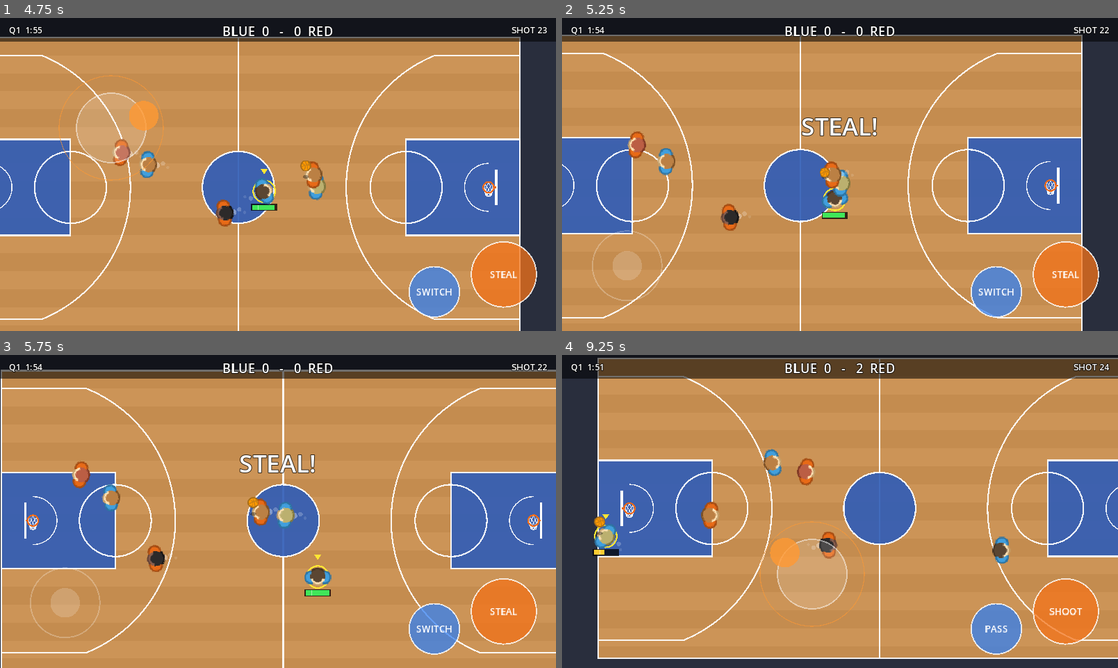
Above: before the commit, frames 1-4 (two rows, left to right).
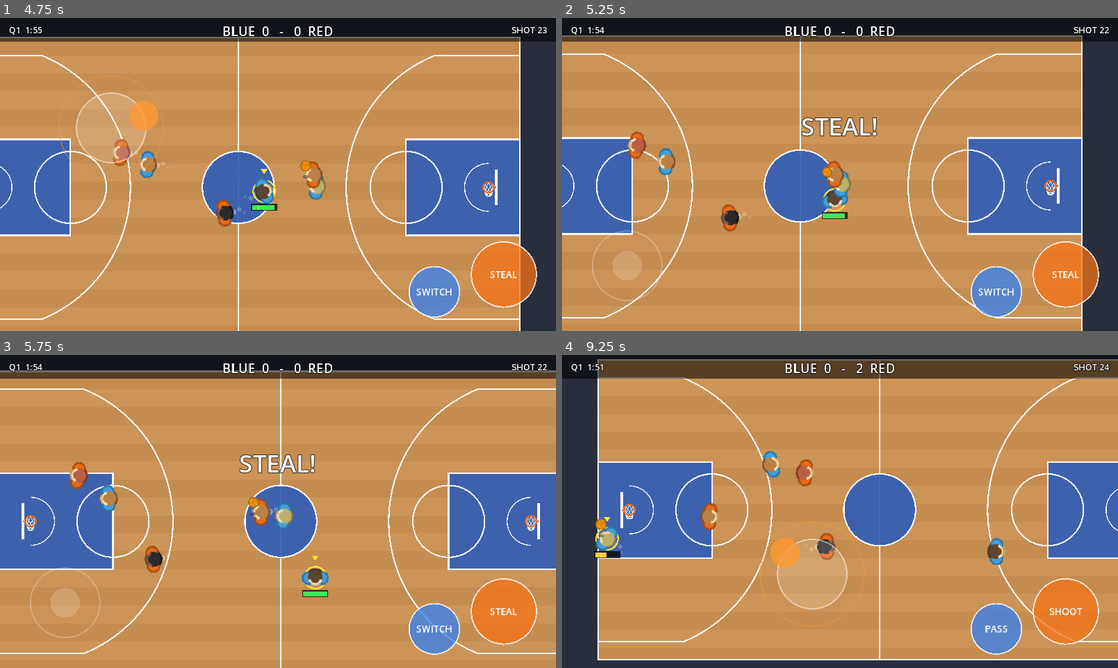
Above: after the commit, the same moments.

Repository: Kirmalo/road-trip-hoops
Game: Godot game, scene res://main.tscn
Two runs of this game, one before a commit and one after it. Both use one fixed random seed, a clock stepped at 60 frames per second and the inputs below.
Inputs (mouse positions are in pixels of both pictures, inside the frame that each line leads up to):
- Up to frame 1 (4.75 s): tap Enter at 0.5 s; move the mouse to (400, 158) at 0.52 s; hold D 0.53-1.25 s; tap J at 0.6 s; click (400, 158) at 0.67 s; tap Space at 0.77, 3.77 s; drag from (166, 190) to (250, 237) at 1.27 s; move the mouse to (333, 105) at 2.02 s; hold D 2.03-2.75 s; hold Shift 2.03-2.75 s; drag from (250, 237) to (111, 127) at 2.77 s; move the mouse to (444, 221) at 3.52 s; hold A 3.53-4.25 s; tap K at 3.6 s; drag from (111, 127) to (194, 96) at 4.27 s
- Up to frame 2 (5.25 s): move the mouse to (867, 174) at 5.02 s; hold S from 5.03 s (still down); tap J at 5.1 s; click (867, 174) at 5.17 s
- Up to frame 3 (5.75 s): keep holding S
- Up to frame 4 (9.25 s): release S at 5.75 s; drag from (756, 433) to (728, 527) at 5.77 s; move the mouse to (962, 495) at 6.52 s; hold W 6.53-7.25 s; hold Shift 6.53-7.25 s; tap Space at 6.77 s; drag from (728, 527) to (812, 574) at 7.27 s; move the mouse to (895, 442) at 8.02 s; hold S 8.03-8.75 s; tap K at 8.1 s; drag from (812, 574) to (673, 464) at 8.77 s

Frame 1 is identical in both runs. In frame 2, 1.5% of the frame differs, in the area x 0-94%, y 5-96%; in frame 3, 5.5%, in the area x 0-100%, y 4-100%; in frame 4, 5.4%.

Commit message:
P2-01: split CPU defense into defense.gd, add shared move primitives
- New scripts/defense.gd (RefCounted, one per player as player.def): cpu_update()
  holds the old defense_ai body; static rim_blocker() rolls dunk/layup blocks at
  release (same odds and contest distance); check_jump_shot_block() stub for P2-07.
- player.gd: stumble()/stumble_t, start_block_jump()/block_jump_t, is_airborne(),
  block_height_frac(), declared cross_t, move_kind, dribble_side, fake_t, alley_cut.
- Close guarding slows the ball handler (GUARD_FT, GUARD_CONE, GUARD_SLOW).
- B1: drop the extra screen shake on a rim block (shakes = blocks + dunk makes).
- Stats: guard_slow_frames_t0/_t1, stumbles, block_jumps_t0/_t1.

Co-Authored-By: Claude Opus 5.5 <noreply@anthropic.com>
Claude-Session: https://claude.ai/code/session_01K8WPuYbTD1xrCASynmgFd3

Diff:
--- /dev/null
+++ b/scripts/defense.gd
@@ -0,0 +1,82 @@
+extends RefCounted
+# CPU defense brain for one player (player.def), plus shared block rules used by everyone.
+# player.gd creates one in setup(); player.defense_ai() just calls cpu_update().
+
+# ---- tuning ----
+const GAP_FT := 5.5               # off-ball: stay this far off my man, on the hoop side
+const GAP_BALL_FT := 2.5          # on the ball handler: this close
+const WAIT_PAST_HALF_FT := 6.0    # no full-court press: wait this far past half court
+const HELP_SIDE := 0.15           # off-ball: lean this fraction toward the ball
+const DEF_SPEED_MULT := 0.9       # normal defensive speed
+const POKE_RANGE_PX := 34.0       # poke at the ball handler inside this distance
+const POKE_EVERY := 2.0           # seconds between pokes
+const POKE_CHANCE := 0.06         # legacy flat steal chance (main.attempt_steal may ignore it)
+const SHOT_BLOCK_WINDOW := 0.3    # jump shot can be blocked in its first this-many seconds
+const SHOT_BLOCK_RANGE_PX := 30.0 # defender must be this close to the shooter
+const SHOT_BLOCK_CHANCE := 0.12
+
+# rim blocks (dunks/layups), asked when the ball leaves the hand. Same odds as Phase 1.
+const RIM_CONTEST_FT := 4.0       # nearest defender inside this can block (player.CONTEST_FT)
+const DUNK_BLOCK_CHANCE := 0.18   # block chance with a defender right on you (less further away)
+const LAYUP_BLOCK_CHANCE := 0.12
+
+var p        # the player this brain belongs to
+var game
+
+func _init(player, g) -> void:
+	p = player
+	game = g
+
+# Man-to-man CPU defense: sets p.target, p.speed_mult, p.cpu_turbo_want.
+func cpu_update(delta: float) -> void:
+	var FT: float = game.FT
+	var man = game.teams[1 - p.team][p.index]
+	var guard_hoop: Vector2 = game.attack_hoop(man.team)
+	var ball = game.ball
+	var gap := GAP_FT * FT
+	if ball.holder == man:
+		gap = GAP_BALL_FT * FT
+	var to_hoop: Vector2 = guard_hoop - man.position
+	p.target = man.position + to_hoop.normalized() * minf(gap, to_hoop.length() * 0.5)
+	if not game.in_frontcourt(man.position, man.team):
+		# no full-court press: wait just past half court
+		var toward: float = -game.inward(guard_hoop)
+		p.target = Vector2(game.COURT_W / 2 + toward * WAIT_PAST_HALF_FT * FT, lerpf(man.position.y, game.COURT_H / 2, 0.3))
+	if ball.holder != man and ball.state != ball.DEAD:
+		p.target = p.target.lerp(ball.position, HELP_SIDE)  # help side
+	p.speed_mult = DEF_SPEED_MULT
+	# beaten by my man: sprint to recover
+	var beaten: float = (p.position.distance_to(guard_hoop) - man.position.distance_to(guard_hoop)) / FT
+	if beaten > p.CPU_BEATEN_FT and game.in_frontcourt(man.position, man.team):
+		p.cpu_turbo_want = true
+		p.speed_mult = 1.0
+	# poke at the ball now and then (not while off balance)
+	if ball.holder == man and p.position.distance_to(man.position) < POKE_RANGE_PX and p.stumble_t <= 0.0:
+		p.steal_timer -= delta
+		if p.steal_timer <= 0.0:
+			p.steal_timer = POKE_EVERY
+			game.attempt_steal(p, POKE_CHANCE)
+	# contest jump shots
+	if ball.state == ball.SHOT and ball.shooter == man and not ball.blocked_checked:
+		ball.blocked_checked = true
+		if ball.shot_t < SHOT_BLOCK_WINDOW and p.position.distance_to(man.position) < SHOT_BLOCK_RANGE_PX \
+				and game.rng.randf() < SHOT_BLOCK_CHANCE:
+			game.block_shot(p)
+
+# The defender who blocks this dunk/layup as it leaves the hand, or null. kind is "dunk" or "layup".
+static func rim_blocker(g, shooter, kind: String):
+	var d = g.nearest_opponent(shooter)
+	if d == null or d.stumble_t > 0.0:
+		return null
+	var c_ft: float = d.position.distance_to(shooter.position) / g.FT
+	if c_ft >= RIM_CONTEST_FT:
+		return null
+	var close := clampf(1.5 * (1.0 - c_ft / RIM_CONTEST_FT), 0.0, 1.0)
+	var chance := (DUNK_BLOCK_CHANCE if kind == "dunk" else LAYUP_BLOCK_CHANCE) * close
+	if g.rng.randf() < chance:
+		return d
+	return null
+
+# Jump-shot blocks on timing (P2-07 fills this in; called every frame from main.gd).
+static func check_jump_shot_block(_g) -> void:
+	pass
--- a/scripts/player.gd
+++ b/scripts/player.gd
@@ -1,5 +1,8 @@
 extends Node2D
 # One basketball player. Either driven by the touch controls (the human) or by the CPU brain below.
+# CPU defense lives in defense.gd (one instance per player, `def`).
+
+const Defense = preload("res://scripts/defense.gd")
 
 var game
 var team := 0
@@ -18,6 +21,25 @@
 var shooting := false
 var shot_charge := 0.0
 var cpu_shot_time := 0.0
+var def                           # defense brain (defense.gd), created in setup()
+
+# ---- shared move state (Phase 2 contract; later tasks fill these in) ----
+const BLOCK_JUMP_TIME := 0.5      # seconds in the air for a defender's block jump
+const BLOCK_JUMP_PX := 26.0       # block jump height in pixels (drawn through jump_z)
+const BLOCK_JUMP_MOMENTUM := 0.4  # fraction of the take-off velocity kept while airborne (no steering)
+const STUMBLE_SPEED_MULT := 0.35  # speed multiplier while off balance (no turbo either)
+const GUARD_FT := 4.0             # close guarding: a defender this close in front of the handler slows him
+const GUARD_CONE := 50.0          # degrees either side of the handler's movement direction that count as "in front"
+const GUARD_SLOW := 0.82          # handler speed multiplier while closely guarded (turbo still applies on top)
+
+var stumble_t := 0.0              # seconds left off balance (slow, can't steal or jump)
+var block_jump_t := -1.0          # seconds since a block jump started (< 0 = not jumping)
+var block_jump_vel := Vector2.ZERO
+var cross_t := 0.0                # seconds left in a crossover/spin (P2-05)
+var move_kind := ""               # "cross" or "spin" (P2-05)
+var dribble_side := 1.0           # +1 right hand, -1 left hand (P2-05)
+var fake_t := 0.0                 # seconds left in a pump fake (P2-06)
+var alley_cut := false            # cutting to the rim for a lob (P2-09)
 
 # ---- turbo and stamina (tuning) ----
 # (how far to pull the joystick to sprint is TURBO_PULL in touch_controls.gd)
@@ -57,8 +79,7 @@
 const DUNK_OPEN_PCT := 0.92       # make chance of an open dunk (P1-09: was 0.85; keeps dunks ahead of layups after the layup change)
 const LAYUP_OPEN_PCT := 0.75      # make chance of an open layup (P1-09: was 0.65; contested layups made less than 15 ft jumpers)
 const CONTEST_FT := 4.0           # nearest defender inside this contests the take-off
-const DUNK_BLOCK_CHANCE := 0.18   # block chance with a defender right on you (less further away)
-const LAYUP_BLOCK_CHANCE := 0.12
+# (rim block chances live in defense.gd: DUNK_BLOCK_CHANCE, LAYUP_BLOCK_CHANCE, RIM_CONTEST_FT)
 const CONTEST_MAKE_MULT := 1.0    # extra make-odds multiplier with a defender right on you (eases off with distance). P1-09: was 0.9; shot_probability() already applies the openness penalty, so 1.0 avoids counting it twice
 const CPU_FINISH_FT := 4.5        # CPU handler finishes at the rim inside this (any speed)
 const CPU_LAYUP_CHANCE := 0.45    # CPU entering LAYUP_RANGE with a defender close: chance it pulls up for a layup
@@ -70,7 +91,6 @@
 var jump_z := 0.0                 # current height of the jump in pixels
 var jump_released := false
 var rim_quality := 1.0
-var rim_blocker = null            # defender who will block this one (decided at take-off)
 var cpu_rim_rolled := false       # CPU already decided layup-or-keep-going on this drive
 
 # ---- on fire (tuning; streak rules live in main.gd) ----
@@ -112,18 +132,22 @@
 	facing = 0.0 if team == 0 else PI
 	sprite.rotation = facing
 	humantest = OS.get_cmdline_user_args().has("--humantest")
+	def = Defense.new(self, g)
 
 func has_ball() -> bool:
 	return game.ball.state == game.ball.HELD and game.ball.holder == self
 
 func update(delta: float, is_human: bool, input_vec: Vector2) -> void:
 	steal_cooldown = max(0.0, steal_cooldown - delta)
+	stumble_t = maxf(0.0, stumble_t - delta)
 	if team == 0 and index == 0:
 		game.stat("frames")
 	var desired := Vector2.ZERO
 	var want_turbo := false
 	if rim_kind != "":
 		desired = update_rim_move(delta)
+	elif block_jump_t >= 0.0:
+		desired = update_block_jump(delta)
 	elif shooting:
 		if not has_ball():
 			shooting = false
@@ -145,6 +169,12 @@
 		ai(delta)
 		desired = seek(target, speed_mult)
 		want_turbo = cpu_turbo_want and desired.length() > 1.0
+	if stumble_t > 0.0:
+		desired *= STUMBLE_SPEED_MULT
+		want_turbo = false
+	elif has_ball() and not is_airborne() and is_guarded(desired):
+		desired *= GUARD_SLOW
+		game.stat("guard_slow_frames_t%d" % team)
 	if update_turbo(delta, want_turbo, is_human):
 		desired *= TURBO_SPEED_MULT * (TURBO_BALL_MULT if has_ball() else 1.0)
 	velocity = velocity.move_toward(desired, 1600.0 * delta)
@@ -164,6 +194,57 @@
 		fire_anim += delta
 	queue_redraw()
 
+# ---------------- shared moves: stumble, block jump, close guarding ----------------
+
+# Knocked off balance for `time` seconds (slow, no turbo, can't steal or jump).
+func stumble(time: float) -> void:
+	if time <= 0.0:
+		return
+	stumble_t = maxf(stumble_t, time)
+	game.stat("stumbles")
+
+# A defender jumps to block. False if already airborne, off balance or holding the ball.
+func start_block_jump() -> bool:
+	if is_airborne() or stumble_t > 0.0 or has_ball():
+		return false
+	block_jump_t = 0.0
+	block_jump_vel = velocity * BLOCK_JUMP_MOMENTUM
+	game.stat("block_jumps_t%d" % team)
+	return true
+
+func is_airborne() -> bool:
+	return rim_kind != "" or block_jump_t >= 0.0
+
+# 0 on the floor, 1 at the top of a block jump
+func block_height_frac() -> float:
+	if block_jump_t < 0.0:
+		return 0.0
+	return sin(PI * clampf(block_jump_t / BLOCK_JUMP_TIME, 0.0, 1.0))
+
+# Runs every frame during a block jump; returns the desired velocity (momentum only, no steering).
+func update_block_jump(delta: float) -> Vector2:
+	block_jump_t += delta
+	if block_jump_t >= BLOCK_JUMP_TIME:
+		block_jump_t = -1.0
+		jump_z = 0.0
+		return Vector2.ZERO
+	jump_z = BLOCK_JUMP_PX * block_height_frac()
+	return block_jump_vel
+
+# A defender within GUARD_FT, inside GUARD_CONE of the way I'm heading.
+func is_guarded(move: Vector2) -> bool:
+	if move.length() < 1.0:
+		return false
+	var dir := move.normalized()
+	var reach: float = GUARD_FT * game.FT
+	var cos_cone := cos(deg_to_rad(GUARD_CONE))
+	for o in game.teams[1 - team]:
+		var r: Vector2 = o.position - position
+		var d := r.length()
+		if d < reach and d > 0.1 and dir.dot(r / d) >= cos_cone:
+			return true
+	return false
+
 # ---------------- turbo ----------------
 
 func human_turbo_input() -> bool:
@@ -185,7 +266,7 @@
 			want = false
 	if turbo_locked and stamina >= TURBO_MIN_RESTART:
 		turbo_locked = false
-	turbo = want and not turbo_locked and not shooting
+	turbo = want and not turbo_locked and not shooting and not is_airborne()
 	if turbo:
 		since_turbo = 0.0
 		if on_fire:
@@ -281,19 +362,15 @@
 	game.stat("%ss_t%d" % [rim_kind, team])
 	if game.is_human(self):
 		game.stat("human_" + rim_kind + "s")
-	# contest check at take-off (make odds are set at release, see release_rim_shot)
+	# make-odds contest at take-off (the block is asked at release, see release_rim_shot)
 	rim_quality = 1.0
-	rim_blocker = null
-	var def = game.nearest_opponent(self)
-	if def != null:
-		var c_ft: float = def.position.distance_to(position) / game.FT
+	var d = game.nearest_opponent(self)
+	if d != null:
+		var c_ft: float = d.position.distance_to(position) / game.FT
 		if c_ft < CONTEST_FT:
 			var close := clampf(1.5 * (1.0 - c_ft / CONTEST_FT), 0.0, 1.0)
 			rim_quality *= lerpf(1.0, CONTEST_MAKE_MULT, close)
 			game.stat("rim_contested")
-			var chance := (DUNK_BLOCK_CHANCE if dunk else LAYUP_BLOCK_CHANCE) * close
-			if game.rng.randf() < chance:
-				rim_blocker = def
 
 # Runs every frame while in the air; returns the desired velocity (a glide toward the rim).
 func update_rim_move(delta: float) -> Vector2:
@@ -322,13 +399,12 @@
 func release_rim_shot() -> void:
 	var ball = game.ball
 	ball.next_shot_kind = rim_kind
-	if rim_blocker != null:
+	var blocker = Defense.rim_blocker(game, self, rim_kind)
+	if blocker != null:
 		# blocked at the rim: swatted out of the hands (counts as a missed shot, never as a make)
 		ball.next_shot_kind = ""
-		game.rim_shot_blocked(self, rim_blocker)
+		game.rim_shot_blocked(self, blocker)
 		game.stat("rim_blocks")
-		if game.fx:
-			game.fx.shake(4.0, 0.2)
 		return
 	# aim the open make chance at DUNK_OPEN_PCT / LAYUP_OPEN_PCT; shot_probability() then applies its own
 	# openness penalty (about x0.55 with a defender on you)
@@ -477,38 +553,7 @@
 	return true
 
 func defense_ai(delta: float) -> void:
-	var FT: float = game.FT
-	var man = game.teams[1 - team][index]
-	var guard_hoop: Vector2 = game.attack_hoop(man.team)
-	var ball = game.ball
-	var gap := 5.5 * FT
-	if ball.holder == man:
-		gap = 2.5 * FT
-	var to_hoop: Vector2 = guard_hoop - man.position
-	target = man.position + to_hoop.normalized() * min(gap, to_hoop.length() * 0.5)
-	if not game.in_frontcourt(man.position, man.team):
-		# no full-court press: wait just past half court
-		var toward: float = -game.inward(guard_hoop)
-		target = Vector2(game.COURT_W / 2 + toward * 6.0 * FT, lerpf(man.position.y, game.COURT_H / 2, 0.3))
-	if ball.holder != man and ball.state != ball.DEAD:
-		target = target.lerp(ball.position, 0.15)  # help side
-	speed_mult = 0.9
-	# beaten by my man: sprint to recover
-	var beaten: float = (position.distance_to(guard_hoop) - man.position.distance_to(guard_hoop)) / FT
-	if beaten > CPU_BEATEN_FT and game.in_frontcourt(man.position, man.team):
-		cpu_turbo_want = true
-		speed_mult = 1.0
-	# poke at the ball now and then
-	if ball.holder == man and position.distance_to(man.position) < 34.0:
-		steal_timer -= delta
-		if steal_timer <= 0.0:
-			steal_timer = 2.0
-			game.attempt_steal(self, 0.06)
-	# contest jump shots
-	if ball.state == ball.SHOT and ball.shooter == man and not ball.blocked_checked:
-		ball.blocked_checked = true
-		if ball.shot_t < 0.3 and position.distance_to(man.position) < 30.0 and game.rng.randf() < 0.12:
-			game.block_shot(self)
+	def.cpu_update(delta)
 
 func _draw() -> void:
 	if jump_z > 0.5:
